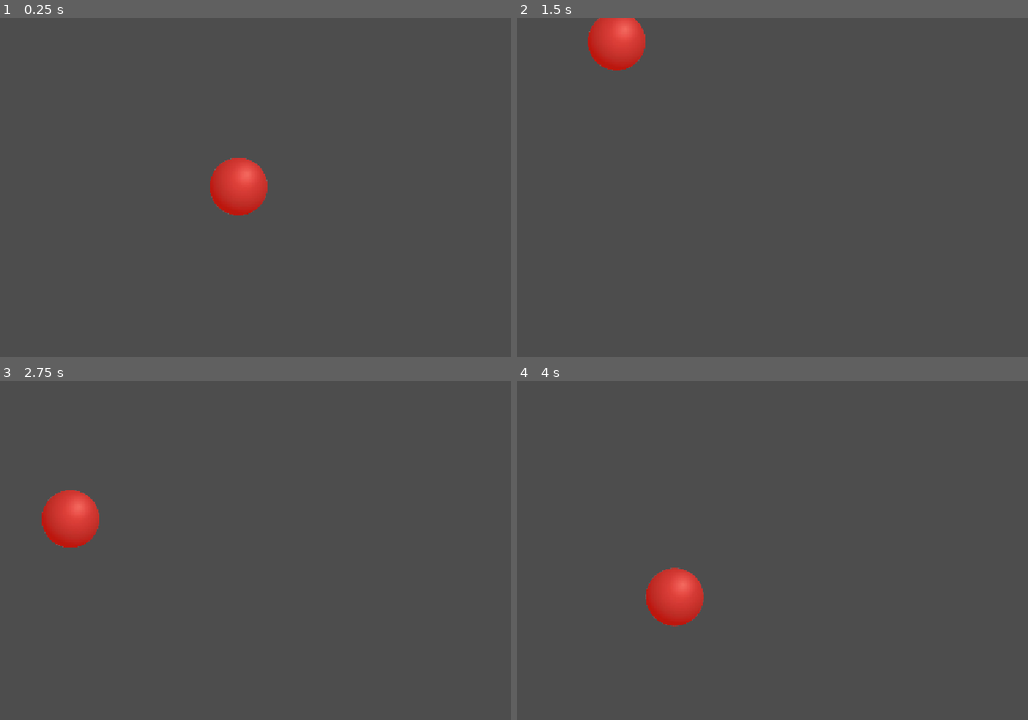
Above: before the commit, frames 1-4 (two rows, left to right).
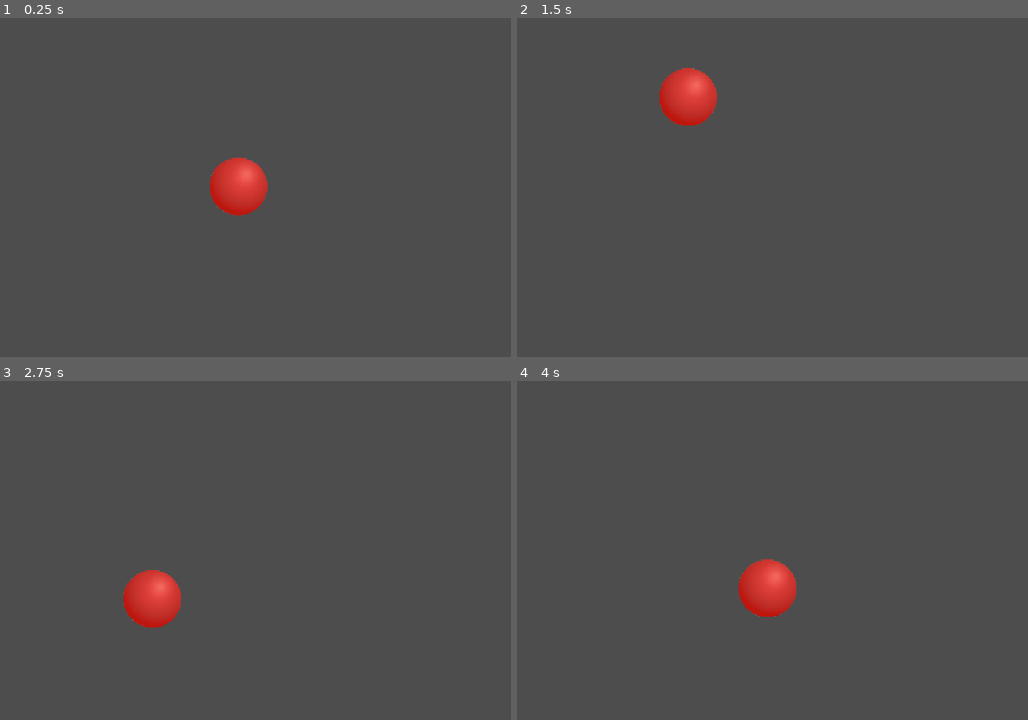
Above: after the commit, the same moments.

Repository: enflak3/trace-x
Game: Godot game, scene res://trackinggame.tscn
Two runs of this game, one before a commit and one after it. Both use one fixed random seed, a clock stepped at 60 frames per second and the inputs below. The project has no main scene, so this scene is started directly.
Inputs (mouse positions are in pixels of both pictures, inside the frame that each line leads up to):
- Up to frame 1 (0.25 s): no input
- Up to frame 2 (1.5 s): move the mouse to (731, 150) at 0.52 s; click (731, 150) at 0.67 s; move the mouse to (634, 224) at 1.27 s; click (634, 224) at 1.42 s
- Up to frame 3 (2.75 s): move the mouse to (316, 486) at 2.02 s; click (316, 486) at 2.17 s
- Up to frame 4 (4 s): move the mouse to (736, 642) at 2.77 s; click (736, 642) at 2.92 s; move the mouse to (966, 625) at 3.52 s; click (966, 625) at 3.67 s

The runs differ from the first frame. In frame 1, less than 0.1% of the frame differs, in the area x 41-53%, y 41-59%; in frame 2, 3.0%; in frame 3, 3.0%; in frame 4, 3.1%, in the area x 25-55%, y 52-73%.

Commit message:
Menu de fin de jeu + corrections
- ajout d'une border pour le jeu de tracking
- ajout d'un menu de fin affichant les stats + 2 boutons (rejouer - menu)

Diff:
--- a/main.gd
+++ b/main.gd
@@ -145,3 +145,5 @@
 
 	# Appel du Singleton
 	Sessionmanager.save_session("flick", flick_metrics)
+	# Transition automatique vers le récap
+	get_tree().change_scene_to_file("res://ResultScreen.tscn")
--- /dev/null
+++ b/resultscreen.gd
@@ -0,0 +1,100 @@
+extends Control
+
+@onready var mode_title: Label = $PanelContainer/VBoxContainer/modetitle
+@onready var grade_label: Label = $PanelContainer/VBoxContainer/gradelabel
+@onready var accuracy_label: Label = $PanelContainer/VBoxContainer/accuracylabel
+@onready var stat1: Label = $PanelContainer/VBoxContainer/statscontainer/stat1
+@onready var stat2: Label = $PanelContainer/VBoxContainer/statscontainer/stat2
+@onready var stat3: Label = $PanelContainer/VBoxContainer/statscontainer/stat3
+
+@onready var retry_button: Button = $PanelContainer/VBoxContainer/buttoncontainer/retrybutton
+@onready var menu_button: Button = $PanelContainer/VBoxContainer/buttoncontainer/menubutton
+
+var last_mode: String = ""
+
+func _ready() -> void:
+	retry_button.pressed.connect(_on_retry_pressed)
+	menu_button.pressed.connect(_on_menu_pressed)
+	display_last_results()
+
+func display_last_results() -> void:
+	if Sessionmanager.history.is_empty():
+		return
+
+	var session = Sessionmanager.history[-1]
+	last_mode = session["mode"]
+	var metrics = session["metrics"]
+
+	if last_mode == "flick":
+		mode_title.text = "RÉSULTATS - FLICKING"
+		var acc = float(metrics["accuracy_pct"])
+		accuracy_label.text = "Précision : " + str(acc) + " %"
+		grade_label.text = calculate_grade(acc)
+
+		# Calcul des moyennes du run
+		var shots: Array = metrics.get("shots", [])
+		var avg_react = 0.0
+		var avg_eff = 0.0
+		var total_corrections = 0
+		for shot in shots:
+			avg_react += shot["reaction_time_ms"]
+			avg_eff += shot["path_efficiency"]
+			total_corrections += shot.get("micro_corrections", 0)
+
+		if not shots.is_empty():
+			avg_react /= float(shots.size())
+			avg_eff /= float(shots.size())
+
+		stat1.text = "Temps de réaction moyen : " + str(snapped(avg_react, 1.0)) + " ms"
+		stat2.text = "Efficacité trajectoire : " + str(snapped(avg_eff * 100.0, 0.1)) + " %"
+		stat3.text = "Micro-corrections totales : " + str(total_corrections)
+
+	elif last_mode == "tracking":
+		mode_title.text = "RÉSULTATS - TRACKING"
+		var tot = float(metrics["time_on_target_pct"])
+		accuracy_label.text = "Time on Target : " + str(tot) + " %"
+		grade_label.text = calculate_grade(tot)
+
+		var avg_offset = float(metrics.get("avg_offset_px", 0.0))
+		# Score de centrage : 100% si parfaitement au centre, décroît avec la dérive
+		var centering_score = clamp(100.0 - (avg_offset * 1.5), 0.0, 100.0)
+
+		stat1.text = "Précision de centrage : " + str(snapped(centering_score, 0.1)) + " %"
+		stat2.text = "Dérive moyenne : " + str(avg_offset) + " px"
+		stat3.text = "Durée du test : " + str(metrics["duration_sec"]) + " s"
+
+	# Code couleur osu! pour le grade
+	match grade_label.text:
+		"SS": grade_label.modulate = Color("ffd700") # Or
+		"S": grade_label.modulate = Color("e0af00")
+		"A": grade_label.modulate = Color("4cd964") # Vert
+		"B": grade_label.modulate = Color("34aadc") # Bleu
+		"C": grade_label.modulate = Color("ff9500") # Orange
+		_: grade_label.modulate = Color("ff3b30")   # Rouge (D)
+
+func calculate_grade(score_pct: float) -> String:
+	if score_pct >= 99.0:
+		return "SS"
+	elif score_pct >= 95.0:
+		return "S"
+	elif score_pct >= 90.0:
+		return "A"
+	elif score_pct >= 80.0:
+		return "B"
+	elif score_pct >= 70.0:
+		return "C"
+	else:
+		return "D"
+
+func _on_retry_pressed() -> void:
+	if last_mode == "flick":
+		get_tree().change_scene_to_file("res://Main.tscn")
+	elif last_mode == "tracking":
+		get_tree().change_scene_to_file("res://TrackingGame.tscn")
+
+func _on_menu_pressed() -> void:
+	# Si votre binôme a fait un MainMenu.tscn, sinon recharge le jeu
+	if ResourceLoader.exists("res://MainMenu.tscn"):
+		get_tree().change_scene_to_file("res://MainMenu.tscn")
+	else:
+		print("Pas encore de MainMenu.tscn défini !")
--- /dev/null
+++ b/resultscreen.tscn
@@ -0,0 +1,80 @@
+[gd_scene format=3 uid="uid://rxpv8l0oft3x"]
+
+[ext_resource type="Script" uid="uid://doys2ad3aixxr" path="res://resultscreen.gd" id="1_g1oky"]
+
+[node name="resultscreen" type="Control" unique_id=1247441075]
+layout_mode = 3
+anchors_preset = 15
+anchor_right = 1.0
+anchor_bottom = 1.0
+grow_horizontal = 2
+grow_vertical = 2
+script = ExtResource("1_g1oky")
+
+[node name="background" type="ColorRect" parent="." unique_id=1222295637]
+layout_mode = 1
+anchors_preset = 15
+anchor_right = 1.0
+anchor_bottom = 1.0
+grow_horizontal = 2
+grow_vertical = 2
+color = Color(0.07058824, 0.07450981, 0.101960786, 1)
+
+[node name="PanelContainer" type="PanelContainer" parent="." unique_id=1965019]
+custom_minimum_size = Vector2(450, 350)
+layout_mode = 1
+anchors_preset = 8
+anchor_left = 0.5
+anchor_top = 0.5
+anchor_right = 0.5
+anchor_bottom = 0.5
+offset_left = -10.0
+offset_top = -89.0
+offset_right = 10.0
+offset_bottom = 89.0
+grow_horizontal = 2
+grow_vertical = 2
+
+[node name="VBoxContainer" type="VBoxContainer" parent="PanelContainer" unique_id=1611986535]
+layout_mode = 2
+
+[node name="modetitle" type="Label" parent="PanelContainer/VBoxContainer" unique_id=245526019]
+layout_mode = 2
+theme_override_font_sizes/font_size = 22
+horizontal_alignment = 1
+
+[node name="gradelabel" type="Label" parent="PanelContainer/VBoxContainer" unique_id=1563371242]
+layout_mode = 2
+theme_override_font_sizes/font_size = 64
+horizontal_alignment = 1
+
+[node name="accuracylabel" type="Label" parent="PanelContainer/VBoxContainer" unique_id=297950401]
+layout_mode = 2
+theme_override_font_sizes/font_size = 26
+horizontal_alignment = 1
+
+[node name="HSeparator" type="HSeparator" parent="PanelContainer/VBoxContainer" unique_id=1444790473]
+layout_mode = 2
+
+[node name="statscontainer" type="VBoxContainer" parent="PanelContainer/VBoxContainer" unique_id=191882241]
+layout_mode = 2
+
+[node name="stat1" type="Label" parent="PanelContainer/VBoxContainer/statscontainer" unique_id=643319331]
+layout_mode = 2
+
+[node name="stat2" type="Label" parent="PanelContainer/VBoxContainer/statscontainer" unique_id=994613006]
+layout_mode = 2
+
+[node name="stat3" type="Label" parent="PanelContainer/VBoxContainer/statscontainer" unique_id=1405431619]
+layout_mode = 2
+
+[node name="buttoncontainer" type="HBoxContainer" parent="PanelContainer/VBoxContainer" unique_id=1628775014]
+layout_mode = 2
+
+[node name="retrybutton" type="Button" parent="PanelContainer/VBoxContainer/buttoncontainer" unique_id=1627874431]
+layout_mode = 2
+text = "Rejouer"
+
+[node name="menubutton" type="Button" parent="PanelContainer/VBoxContainer/buttoncontainer" unique_id=996762836]
+layout_mode = 2
+text = "Menu principal"
--- a/targettracking.gd
+++ b/targettracking.gd
@@ -1,9 +1,9 @@
 extends Area2D
 
-# Vitesse maximale en pixels par seconde
 @export var max_speed: float = 380.0
-# Facteur d'inertie / lissage (plus c'est bas, plus la cible a de l'élan et glisse)
 @export var acceleration: float = 4.5
+# Marge d'éloignement par rapport aux bords de l'écran (en pixels)
+@export var screen_margin: float = 120.0
 
 var current_velocity: Vector2 = Vector2.ZERO
 var target_velocity: Vector2 = Vector2.ZERO
@@ -21,42 +21,32 @@
 	pick_new_target_velocity()
 
 func _process(delta: float) -> void:
-	# 1. Gestion du changement de rythme / strafe
+	var screen_size = get_viewport_rect().size
+	var bounds_min = Vector2(screen_margin, screen_margin)
+	var bounds_max = screen_size - Vector2(screen_margin, screen_margin)
+
+	# Vérifie si la cible s'approche de la zone interdite
+	var near_boundary = (position.x <= bounds_min.x or position.x >= bounds_max.x or
+						 position.y <= bounds_min.y or position.y >= bounds_max.y)
+
 	strafe_timer += delta
-	if strafe_timer >= next_strafe_interval:
+	# Si le timer expire OU si la cible arrive trop près d'un bord, on change de direction
+	if strafe_timer >= next_strafe_interval or near_boundary:
 		pick_new_target_velocity()
 
-	# 2. Lissage du mouvement (interpolation inertielle type Aim Lab)
+	# Lissage de trajectoire avec inertie (Aim Lab style)
 	current_velocity = current_velocity.lerp(target_velocity, acceleration * delta)
 	position += current_velocity * delta
 
-	# 3. Gestion douce des rebords de l'écran
-	var screen_size = get_viewport_rect().size
-	var radius = 32.0
+	# Clamp de sécurité absolu pour ne jamais sortir de la zone utile
+	position.x = clamp(position.x, bounds_min.x, bounds_max.x)
+	position.y = clamp(position.y, bounds_min.y, bounds_max.y)
 
-	if position.x <= radius:
-		position.x = radius
-		target_velocity.x = abs(target_velocity.x)
-		current_velocity.x = abs(current_velocity.x) * 0.5
-	elif position.x >= screen_size.x - radius:
-		position.x = screen_size.x - radius
-		target_velocity.x = -abs(target_velocity.x)
-		current_velocity.x = -abs(current_velocity.x) * 0.5
-
-	if position.y <= radius:
-		position.y = radius
-		target_velocity.y = abs(target_velocity.y)
-		current_velocity.y = abs(current_velocity.y) * 0.5
-	elif position.y >= screen_size.y - radius:
-		position.y = screen_size.y - radius
-		target_velocity.y = -abs(target_velocity.y)
-		current_velocity.y = -abs(current_velocity.y) * 0.5
-
-	# 4. Échantillonnage de la précision
+	# Échantillonnage de la précision
 	var mouse_pos = get_global_mouse_position()
 	distance_samples.append(position.distance_to(mouse_pos))
 
-	# 5. Mesure du temps passé sur la cible
+	# Cumul du temps de tracking
 	if is_hovered:
 		var now = Time.get_ticks_msec()
 		tracked_time_msec += (now - last_enter_time)
@@ -64,13 +54,25 @@
 
 func pick_new_target_velocity() -> void:
 	strafe_timer = 0.0
-	# Intervalles variables pour alterner entre longs virages fluides et micro-strafes
-	next_strafe_interval = randf_range(0.4, 1.4)
+	next_strafe_interval = randf_range(0.5, 1.3)
 
+	var screen_center = get_viewport_rect().size / 2.0
+	var to_center = (screen_center - position).normalized()
+
+	# Calcule la distance relative par rapport au centre (0.0 au centre, 1.0 aux bords)
+	var max_offset = (screen_center - Vector2(screen_margin, screen_margin)).length()
+	var current_offset = position.distance_to(screen_center)
+	var danger_factor = clamp(current_offset / max_offset, 0.0, 1.0)
+
+	# Direction aléatoire libre
 	var random_angle = randf_range(0.0, TAU)
-	# Variation de vitesse entre 50 % et 100 % pour simuler des phases de ralentissement
-	var speed_factor = randf_range(0.5, 1.0)
-	target_velocity = Vector2(cos(random_angle), sin(random_angle)) * (max_speed * speed_factor)
+	var random_dir = Vector2(cos(random_angle), sin(random_angle))
+
+	# Plus la cible s'éloigne du centre, plus la force de rappel vers le milieu prend le dessus
+	var blended_dir = random_dir.lerp(to_center, danger_factor * 0.85).normalized()
+
+	var speed_factor = randf_range(0.6, 1.0)
+	target_velocity = blended_dir * (max_speed * speed_factor)
 
 func _on_mouse_entered() -> void:
 	is_hovered = true
--- a/trackinggame.gd
+++ b/trackinggame.gd
@@ -52,3 +52,5 @@
 	# Appel du Singleton
 	Sessionmanager.save_session("tracking", tracking_metrics)
 	active_target.queue_free()
+	# Transition automatique vers le récap
+	get_tree().change_scene_to_file("res://ResultScreen.tscn")
Not shown, added: resultscreen.gd.uid
